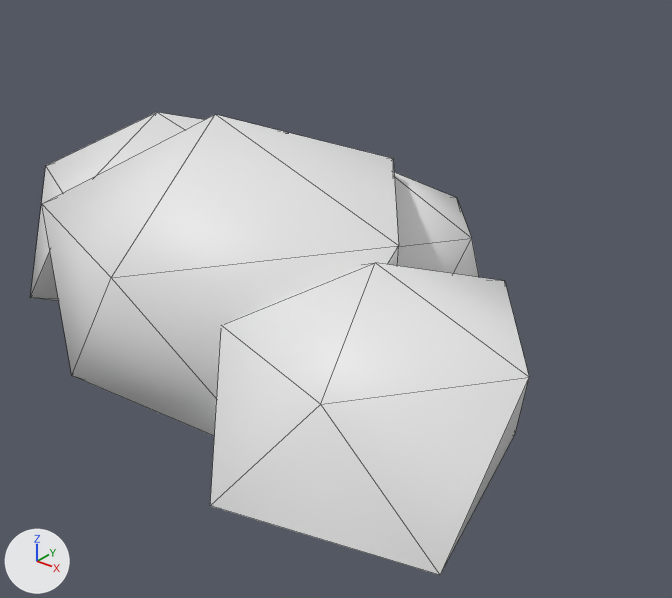
An edit to the glTF model models/variants/bush_low_v1.glb, drawn before and after from the same camera.
One viewpoint serves both versions: a 50 mm camera at (1.252, -1.203, 0.995) aimed at (0.15, 0.175, 0.141). The lights are fixed; the arrows at lower left show +X, +Y and +Z. The older version comes first. Mesh edges are drawn as thin lines. Vertices at exactly the same position are counted once.

Before the edit, the objects in view are built like this:
```python
me_blob0 = bpy.data.meshes.new('Blob0')
me_blob0.from_pydata(...)  # 48 vertices, 80 faces; spans x -0.71..0.734, y -0.399..0.68, z -0.158..0.545
ob_bush = bpy.data.objects.new('Bush', me_blob0)
ob_bush.location = (0.0, 0.0, 0.0)
```
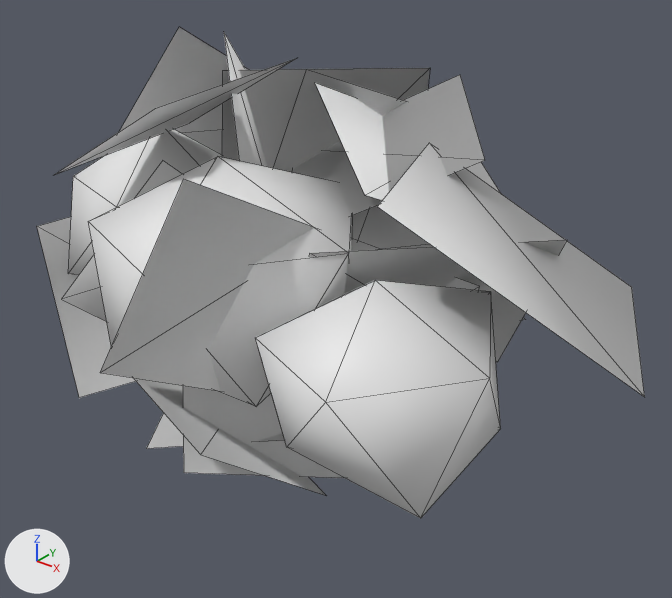
Location of each change, (x1, y1, x2, y2) in pixels of the pictures (672 x 598 px; the box of a moved part takes in the faces that stretch with it):
'Bush', reshaped (22% wider, 6% taller)
    before: (30, 112, 529, 575)
    after: (37, 27, 645, 519)
part 1 of me_blob0, moved or reshaped
    before: (42, 115, 399, 436)
    after: (88, 156, 353, 406)
part 2 of me_blob0, rebuilt
    before: (30, 112, 203, 301)
    after: (68, 129, 222, 275)
part 3 of me_blob0, rebuilt (23% narrower, 23% shorter)
    before: (210, 263, 529, 575)
    after: (255, 280, 501, 519)
part 4 of me_blob0, rebuilt
    before: (394, 172, 479, 277)
    after: (352, 205, 433, 249)
part 5 of me_blob0, added
    after: (37, 27, 645, 495)

Diff of the bpy script that builds the scene:
```diff
--- a/models/variants/bush_low_v1.glb.py
+++ b/models/variants/bush_low_v1.glb.py
@@ me_blob0 @@
 # used by ob_bush; location = (0.0, 0.0, 0.0)
-me_blob0.from_pydata(...)  # 48 vertices, 80 faces; spans x -0.71..0.734, y -0.399..0.68, z -0.158..0.545
+me_blob0.from_pydata(...)  # 120 vertices, 116 faces; spans x -0.697..0.859, y -0.425..0.737, z -0.217..0.631
+# me_blob0 part 1: the loose piece of 12 vertices spanning x -0.345..0.425, y -0.364..0.399, z -0.158..0.545 is scaled about its middle by 0.75, then moved by (-0.01, -0.004, 0.007)
+# me_blob0 part 2: the loose piece of 12 vertices spanning x -0.71..-0.044, y -0.143..0.534, z -0.08..0.444 is rebuilt with 12 vertices and now spans x -0.63..-0.18, y -0.041..0.404, z -0.018..0.425
+# me_blob0 part 3: the loose piece of 12 vertices spanning x 0.133..0.734, y -0.399..0.227, z -0.027..0.4 is rebuilt with 12 vertices and now spans x 0.208..0.669, y -0.31..0.142, z 0.007..0.369
+# me_blob0 part 4: the loose piece of 12 vertices spanning x -0.111..0.336, y 0.178..0.68, z -0.018..0.362 is rebuilt with 12 vertices and now spans x -0.107..0.28, y 0.218..0.589, z 0.02..0.35
+# me_blob0 part 5
+# 72 vertices are added at x -0.697..0.859, y -0.425..0.737, z -0.217..0.631
+# 36 new faces join them
```
